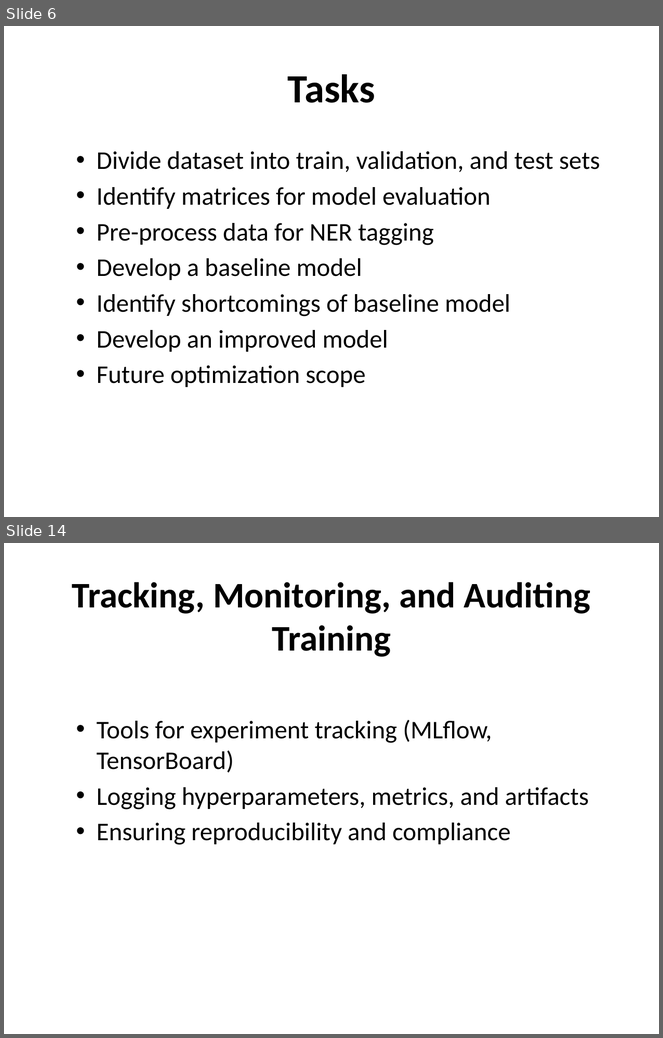
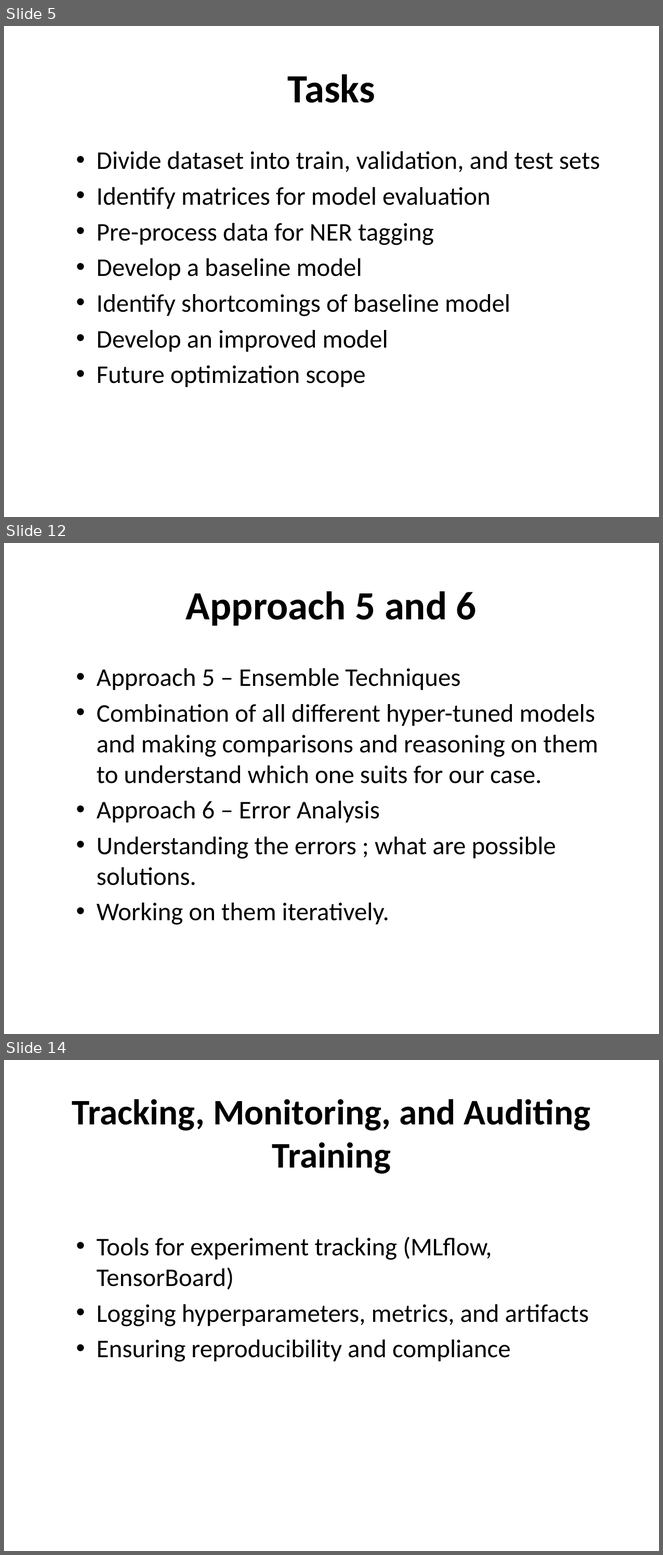
Before and after one commit to rahulbhoyar1995/NER-Case-Study, a slide deck: ner_presentation.pptx. Shown one above the other, each under a label of ours: slides 6 and 14 before the commit, slides 5, 12 and 14 after it; the slides between them are not shown. The pictures are 663x1038 and 663x1555 pixels, drawn with LibreOffice and Linux fonts; fonts in the diff are those of the drawing. Boxes give left, top, right and bottom in pixels: in the first picture for what was removed or moved away, otherwise in the second. Text is boxed around its words. In the diff, an @@ line names an element or a change of style, - is before the commit and + after.

```diff
--- a/ner_presentation.pptx
+++ b/ner_presentation.pptx
@@ slide 12 added at (4, 543, 659, 1034), background #FFFFFF @@
@@ title added at (186, 591, 477, 626), 44 pt, text #000000, bold @@
+Approach 5 and 6
@@ text added at (97, 668, 598, 925), 28 pt, text #000000 @@
+  • Approach 5 – Ensemble Techniques
+  • Combination of all different hyper-tuned models and making comparisons and reasoning on them to understand which one suits for our case.
+  • Approach 6 – Error Analysis
+  • Understanding the errors ; what are possible solutions.
+  • Working on them iteratively.
@@ what was slide 6 is now slide 5 @@
```
Also in this commit, not shown: 3 slides changed, 8 other slides added, 7 slides removed.
